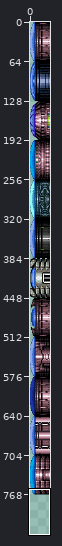
Two versions of one sprite sheet, server/static/sm/blue_doors.png. The first picture is a wide view before the edit; the outline marks the close-up.
Close-up. Before:
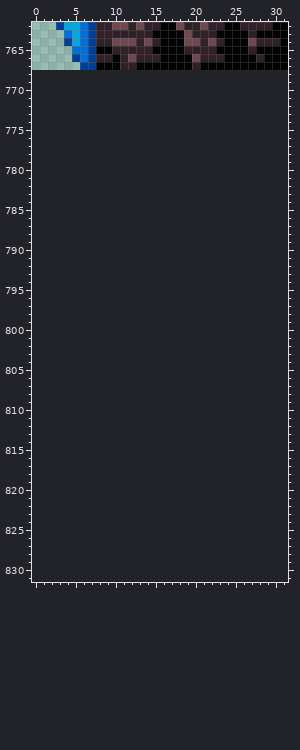
The file is 32x768 pixels. Colours within 5 levels of each other are drawn and written as one. Shown: x 0..31, y 762..831. The old version is drawn lined up with the new one, on the new canvas.
New version:
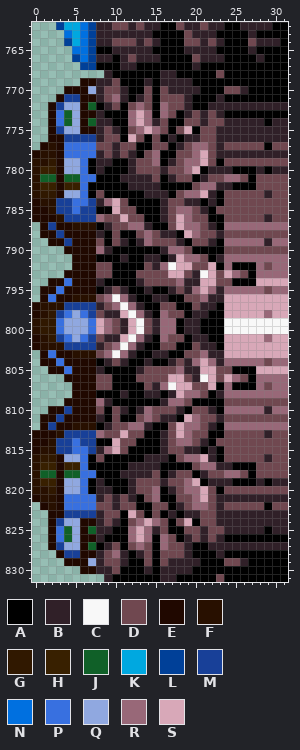
Palette (. is transparent): A #000000  B #302028  C #f8f8f8  D #704850  E #200800  F #281000  G #301800  H #382000  J #106028  K #00a8e0  L #004098  M #184098  N #0070e0  P #3870e0  Q #90a8e0  R #986878  S #d8a8b8
The commit says: new-wet-dream doors
What changed:
canvas 32x768 -> 32x832
Changed rows in their new state; - is an unchanged pixel.
first column x 0:
768 ---------BAAAAAABBAAAAADAAAAAAAA
769 ------EEBBDAAABABBBBAAAAAAAAAAAA
770 ----EEEQBDDBAADADBBBBAAADDBAAAAA
771 ---EMMEEBDRBABDADDDBAAABAAAAAAAA
772 --EMQQEJABDADRDARDDBAABBBBBBBBBB
773 --EPJQEEBAAARSRARDABDBDBAAAAAAAA
774 --EPJQEJBBAARSRBDAADDBDDBBBBBABB
775 --EMQQEEBDBADRSRDADSADDBBBBBBBBB
776 --EEMMMMBDDASDADABABBDDBBBBBBBBB
777 -EFEPPPPDDBDDAADDABDRRDBDDDDDADD
778 EFFEPPPPBDBDBADRAADDRSDBBBBBBBBB
779 FFGEQQPABBAABDDRABDRRSDADDDDDDDD
780 FHHEQQPABAAABDDDBDDRSABBBAAABABB
781 FJJEJJPPAAABBBBDABDDABDDRRDADDDD
782 FHHEHHPAAAAABBBBAAAADRRBBAAADDDD
783 FGGEQQPADAAAAABBBADRRSBADDDDDBDD
784 EFFMMPPMBRSDAAAABDDBBABADDDDDDDD
785 EEFMMPMMAASDDAAABDRRDBADDDDDDDDD
786 EEEFMMMMRDDSDDAABDSRDDAADDDDDBDD
787 -EMEEFFFABDDRRBAADSRRDBARRRRRRRR
788 -EEMEEEEBADAADRDBBASRDDBDDDDDDDD
789 --EEMEEEDADBABRDDDBADDBARRRRRBRR
790 ----EEEERBAAAAAABRRDAAAADDDDDDDD
791 -----EEEAAABAABBABSRRDABRRRRRRRR
792 -----EEEDDAAAADBRCSSDDSARAAARDRR
793 ----EEEEDDAAADDDDSSDBCSDSRDARRRR
794 --EEPEEEBAAAABDDDDRBBSSDDAAASSSS
795 -EEPEEEEABDBAABAABDBRSRBRRRRRDRR
796 -EPEEFFFDRCRBAABBAADDRBBSSSSSSSS
797 EFFFMMMMBDRCRBAADDAADBBASSSSSSSS
798 EFGMPQPMDBBSCRBARDDABBAASSSSSRSS
799 FGGPQQQPSRDBSCDBRRABBAAACCCCCCCC
800 FGGPQQQPSRDBSCDBRRABBAAACCCCCCCC
801 EFGMPQPMDBBSCRBARDDABBAASSSSSRSS
802 EFFFMMMMBDRCRBAADDAADBBASSSSSSSS
803 -EPEEFFFDRCRBAABBAADDRBBSSSSSSSS
804 -EEPEEEEABDBAABAABDBRSRBRRRRRDRR
805 --EEPEEEBAAAABDDDDRBBSSDDAAASSSS
806 ----EEEEDDAAADDDDSSDBCSDSRDARRRR
807 -----EEEDDAAAADBRCSSDDSARAAARDRR
808 -----EEEAAABAABBABSRRDABRRRRRRRR
809 ----EEEERBAAAAAABRRDAAAADDDDDDDD
810 --EEMEEEDADBABRDDDBADDBARRRRRBRR
811 -EEMEEEEBADAADRDBBASRDDBDDDDDDDD
812 -EMEEFFFABDDRRBAADSRRDBARRRRRRRR
813 EEEFMMMMRDDSDDAABDSRDDAADDDDDBDD
814 EEFMMPMMAASDDAAABDRRDBADDDDDDDDD
815 EFFMMPPMBRSDAAAABDDBBABADDDDDDDD
816 FGGEQQPADAAAAABBBADRRSBADDDDDBDD
817 FHHEHHPAAAAABBBBAAAADRRBBAAADDDD
818 FJJEJJPPAAABBBBDABDDABDDRRDADDDD
819 FHHEQQPABAAABDDDBDDRSABBBAAABABB
820 FFGEQQPABBAABDDRABDRRSDADDDDDDDD
821 EFFEPPPPBDBDBADRAADDRSDBBBBBBBBB
822 -EFEPPPPDDBDDAADDABDRRDBDDDDDADD
823 --EEMMMMBDDASDADABABBDDBBBBBBBBB
824 --EMQQEEBDBADRSRDADSADDBBBBBBBBB
825 --EPJQEJBBAARSRBDAADDBDDBBBBBABB
826 --EPJQEEBAAARSRARDABDBDBAAAAAAAA
827 --EMQQEJABDADRDARDDBAABBBBBBBBBB
828 ---EMMEEBDRBABDADDDBAAABAAAAAAAA
829 ----EEEQBDDBAADADBBBBAAADDBAAAAA
830 ------EEBBDAAABABBBBAAAAAAAAAAAA
831 ---------BAAAAAABBAAAAADAAAAAAAA
Changed places in both close-ups, as pixel boxes (x1, y1, x2, y2):
added: (32, 70, 288, 582)
